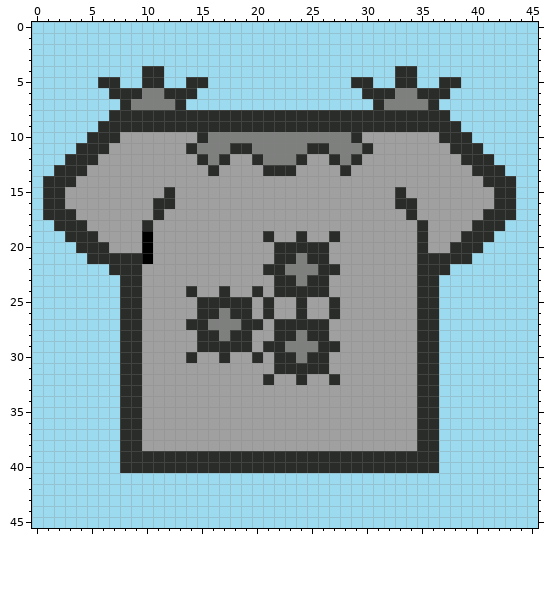
Two versions of one pixel-art sprite, src/assets/img/Magitech Chestplate.png. Above, as it was before the edit.
The file is 46x46 pixels. Colours within 5 levels of each other are drawn and written as one.
New version:
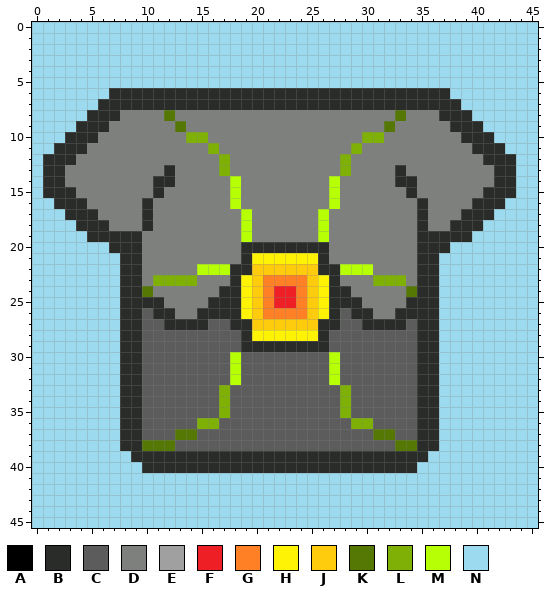
Palette (. is transparent): A #000000  B #292c29  C #5d5c5d  D #7e807e  E #a0a0a0  F #ef2025  G #ff8025  H #fff305  J #ffcc0d  K #557805  L #7eb005  M #b6ff05  N #9cdbef
What changed:
Changed rows in their new state; - is an unchanged pixel.
first column x 1:
 4 ---------NN---------------------NN---------
 5 -----NN--NN--NN-------------NN--NN--NN-----
 6 ---------BB---BBBBBBBBBBBBBBB---BB---------
 7 -----BB-BBBB-BBBBBBBBBBBBBBBBB-BBBB-BB-----
 8 ----BB-DDDDKDDDDDDDDDDDDDDDDDDDDKDDD-BB----
 9 ---BB-DDDDDDKDDDDDDDDDDDDDDDDDDKDDDDD-BB---
10 --BB-DDDDDDDDLL-------------DLLDDDDDDD-BB--
11 -BB-DDDDDDDDDD-L-DD-----DD--LDDDDDDDDDD-BB-
12 BB-DDDDDDDDDDDD-LDDD---DDDDLDDDDDDDDDDDD-BB
13 B-DDDDDDDDDBDDDDLDDDDDDDDDDLDDDDBDDDDDDDD-B
14 --DDDDDDDDBBDDDDDMDDDDDDDDMDDDDDBBDDDDDDD--
15 --BDDDDDDDBDDDDDDMDDDDDDDDMDDDDDDBDDDDDDB--
16 N-BBDDDDDBDDDDDDDMDDDDDDDDMDDDDDDDBDDDDBB-N
17 NN-BBDDDDBDDDDDDDDMDDDDDDMDDDDDDDDBDDDBB-NN
18 -NN-BBDDD-DDDDDDDDMDDDDDDMDDDDDDDD-DDBB-NN-
19 --NN-BBBBDDDDDDDDDMDDDDDDMDDDDDDDD-BBB-NN--
20 ---NNNBBBDDDDDDDDDBBB-----DDDDDDDD-BBNNN---
21 ----NNN--DDDDDDDDDBHHHHHH-DDDDDDDD--NNN----
22 ------N--DDDDDMMMBBJJJJJJ--MMMDDDD--N------
23 ---------DLLLLDDDBHJGGGGJHBDDDLLLD---------
24 ---------KDDDDDD-BHJGFFGJHBBDDDDDK---------
25 ---------BBDDDD---HJGFFGJH-BBDDDDB---------
26 ---------CBBDD--B-HJGGGGJH-CBBDDBB---------
27 ---------CCBB--CCB-JJJJJJ-BCCBBBBC---------
28 ---------CCCCCCCCC-HHHHHH-CCCCCCCC---------
29 ---------CCCCCCCCC-B--BBB-CCCCCCCC---------
30 ---------CCCCCCCCMCCCCCCCCMCCCCCCC---------
31 ---------CCCCCCCCMCCCCCCCCMCCCCCCC---------
32 ---------CCCCCCCCMCCCCCCCCMCCCCCCC---------
33 ---------CCCCCCCLCCCCCCCCCCLCCCCCC---------
34 ---------CCCCCCCLCCCCCCCCCCLCCCCCC---------
35 ---------CCCCCCCLCCCCCCCCCCLCCCCCC---------
36 ---------CCCCCLLCCCCCCCCCCCCLLCCCC---------
37 ---------CCCKKCCCCCCCCCCCCCCCCKKCC---------
38 ---------KKKCCCCCCCCCCCCCCCCCCCCKK---------
39 -------N---------------------------N-------
40 -------NN-------------------------NN-------
Pixel boxes of the changes (left, top, right, bottom) in both pictures:
changed: (43, 66, 516, 473)
